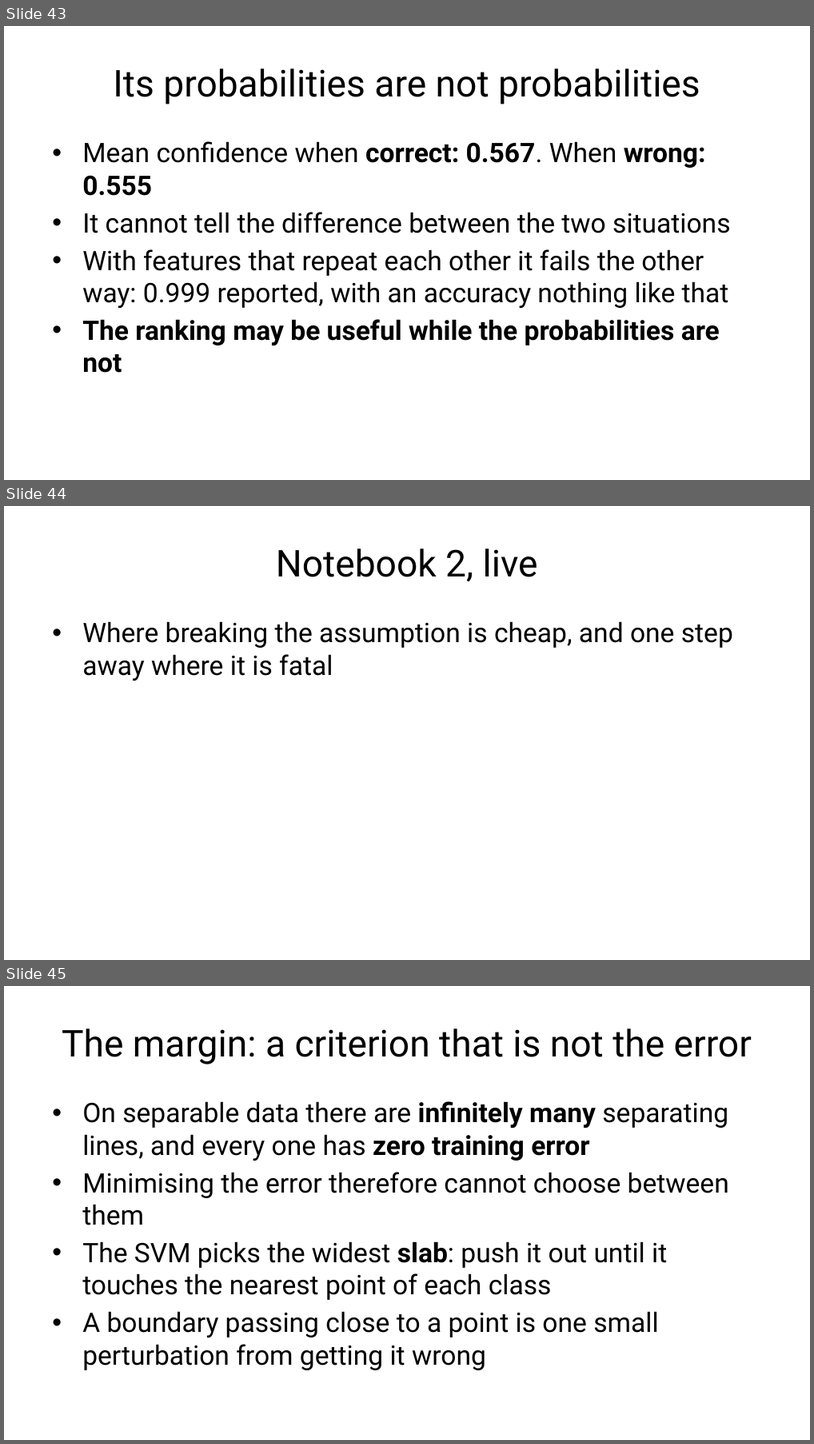
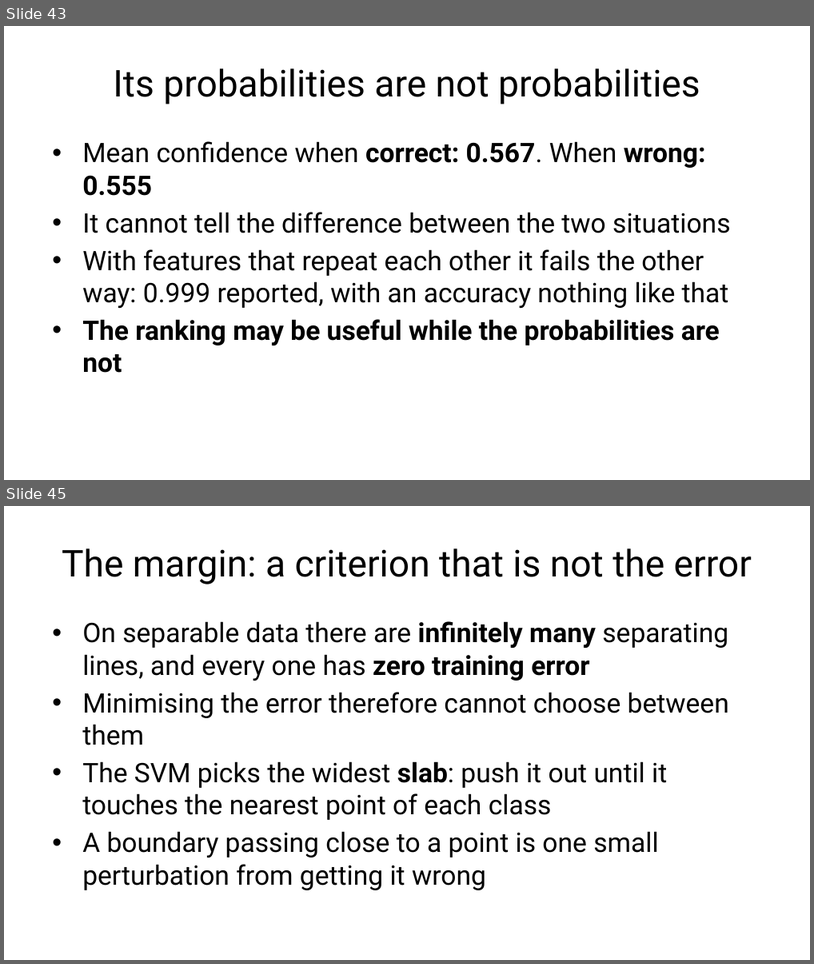
Before and after one commit to fabioantonini/technologies-for-artificial-intelligence, a slide deck: Lessons/06_knn_naive_bayes_svm/Slides/knn_naive_bayes_svm_slides.pptx. Shown one above the other, each under a label of ours: slides 43, 44 and 45 before the commit, slides 43 and 45 after it; the slides between them are not shown. The pictures are 814x1444 and 814x964 pixels, drawn with LibreOffice and Linux fonts; fonts in the diff are those of the drawing; background and template pictures are left out. Boxes give left, top, right and bottom in pixels: in the first picture for what was removed or moved away, otherwise in the second. Text is boxed around its words. In the diff, an @@ line names an element or a change of style, - is before the commit and + after.

```diff
--- a/Lessons/06_knn_naive_bayes_svm/Slides/knn_naive_bayes_svm_slides.pptx
+++ b/Lessons/06_knn_naive_bayes_svm/Slides/knn_naive_bayes_svm_slides.pptx
@@ slide 44 removed at (x1=4, y1=506, x2=810, y2=960), background #FFFFFF @@
@@ title removed at (x1=276, y1=548, x2=538, y2=582) @@
-Notebook 2, live
@@ text removed at (x1=82, y1=621, x2=734, y2=680) @@
-• Where breaking the assumption is cheap, and one step away where it is fatal
```
Also in this commit, not shown: 8 slides changed, 1 slide added, 9 other files.
